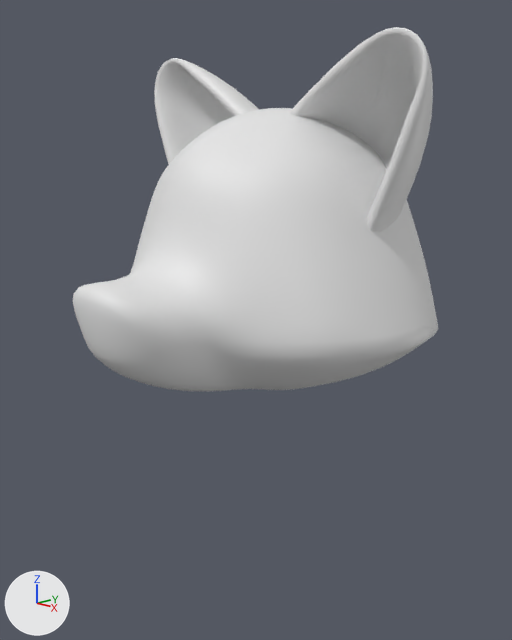
Before and after pictures for a commit that changed the Blender file Blender_Room/Fox_Head.blend.
Rendered twice from a 50 mm lens placed at (4.29, -4.33, 4.1), pointed at (-0.18, -0.1, 2.57). Every picture has the same lights, and +X, +Y and +Z are marked at lower left.
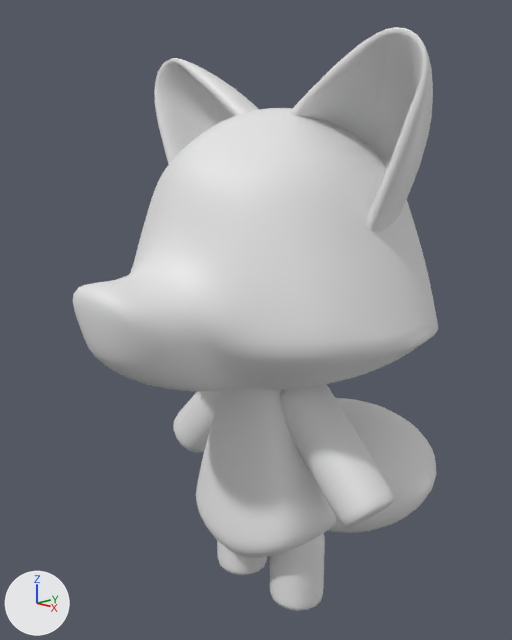
Commit message: Fox Modeling Complete

Location of each change, (x1, y1, x2, y2) in pixels of the pictures (512 x 640 px):
'Cube.001', added: after (196, 389, 337, 558)
'Hand_left', added: after (280, 384, 395, 528)
'Cube.002', added: after (328, 398, 436, 533)
'Leg_left', added: after (270, 533, 325, 611)
'Hand_Right', added: after (173, 391, 221, 453)
'Leg_Right', added: after (217, 540, 267, 575)

Edits to the bpy script that builds the scene:
```text
Add me_cube_006:
    me_cube_006.from_pydata(...)  # 42 vertices, 40 faces; spans x -1.2..1.2, y -0.16..1.94, z -1.2..1.2
    me_cube_006.polygons.foreach_set('use_smooth', [True] * 40)
Add me_cube_005:
    me_cube_005.from_pydata(...)  # 16 vertices, 14 faces; spans x -1.0..1.0, y -0.27..0.27, z -0.12..3.62
    me_cube_005.polygons.foreach_set('use_smooth', [True] * 14)
Add me_cube_003:
    me_cube_003.from_pydata(...)  # 16 vertices, 14 faces; spans x -1.0..1.0, y -0.27..0.27, z -2.28..0.0
    me_cube_003.polygons.foreach_set('use_smooth', [True] * 14)
Add me_cube_002:
    me_cube_002.from_pydata(...)  # 16 vertices, 14 faces; spans x -1.0..1.0, y -0.27..0.27, z -2.28..0.0
    me_cube_002.polygons.foreach_set('use_smooth', [True] * 14)
Add me_cube_001:
    me_cube_001.from_pydata(...)  # 50 vertices, 48 faces; spans x -0.67..0.67, y -0.74..0.52, z -1.2..0.89
    me_cube_001.polygons.foreach_set('use_smooth', [True] * 48)
Add ob_cube_002:
    ob_cube_002 = bpy.data.objects.new('Cube.002', me_cube_006)
    ob_cube_002.location = (0.0, 0.05, 0.97)
    ob_cube_002.scale = (1.0, 1.0, 0.563)
    _m = ob_cube_002.modifiers.new('Subdivision', 'SUBSURF')
    _m.levels = 2
Add ob_hand_right:
    ob_hand_right = bpy.data.objects.new('Hand_Right', me_cube_005)
    ob_hand_right.location = (-0.28, -0.08, 2.06)
    ob_hand_right.rotation_euler = (0.0, 0.785, 0.0)  # degrees (0, 45, 0)
    ob_hand_right.scale = (0.271, 0.951, -0.346)
    _m = ob_hand_right.modifiers.new('Subdivision', 'SUBSURF')
    _m.levels = 2
Add ob_hand_left:
    ob_hand_left = bpy.data.objects.new('Hand_left', me_cube_005.copy())
    ob_hand_left.location = (0.28, -0.08, 2.06)
    ob_hand_left.rotation_euler = (0.0, -0.785, 0.0)  # degrees (0, -45, 0)
    ob_hand_left.scale = (0.271, 0.951, -0.346)
    _m = ob_hand_left.modifiers.new('Subdivision', 'SUBSURF')
    _m.levels = 2
Add ob_leg_right:
    ob_leg_right = bpy.data.objects.new('Leg_Right', me_cube_003)
    ob_leg_right.location = (-0.37, -0.1, 0.03)
    ob_leg_right.scale = (0.268, 0.94, -0.346)
    _m = ob_leg_right.modifiers.new('Subdivision', 'SUBSURF')
    _m.levels = 2
Add ob_leg_left:
    ob_leg_left = bpy.data.objects.new('Leg_left', me_cube_002)
    ob_leg_left.location = (0.37, -0.1, 0.03)
    ob_leg_left.scale = (0.268, 0.94, -0.346)
    _m = ob_leg_left.modifiers.new('Subdivision', 'SUBSURF')
    _m.levels = 2
Add ob_cube_001:
    ob_cube_001 = bpy.data.objects.new('Cube.001', me_cube_001)
    ob_cube_001.location = (0.0, 0.0, 1.5)
    _m = ob_cube_001.modifiers.new('Subdivision', 'SUBSURF')
    _m.levels = 2
```
